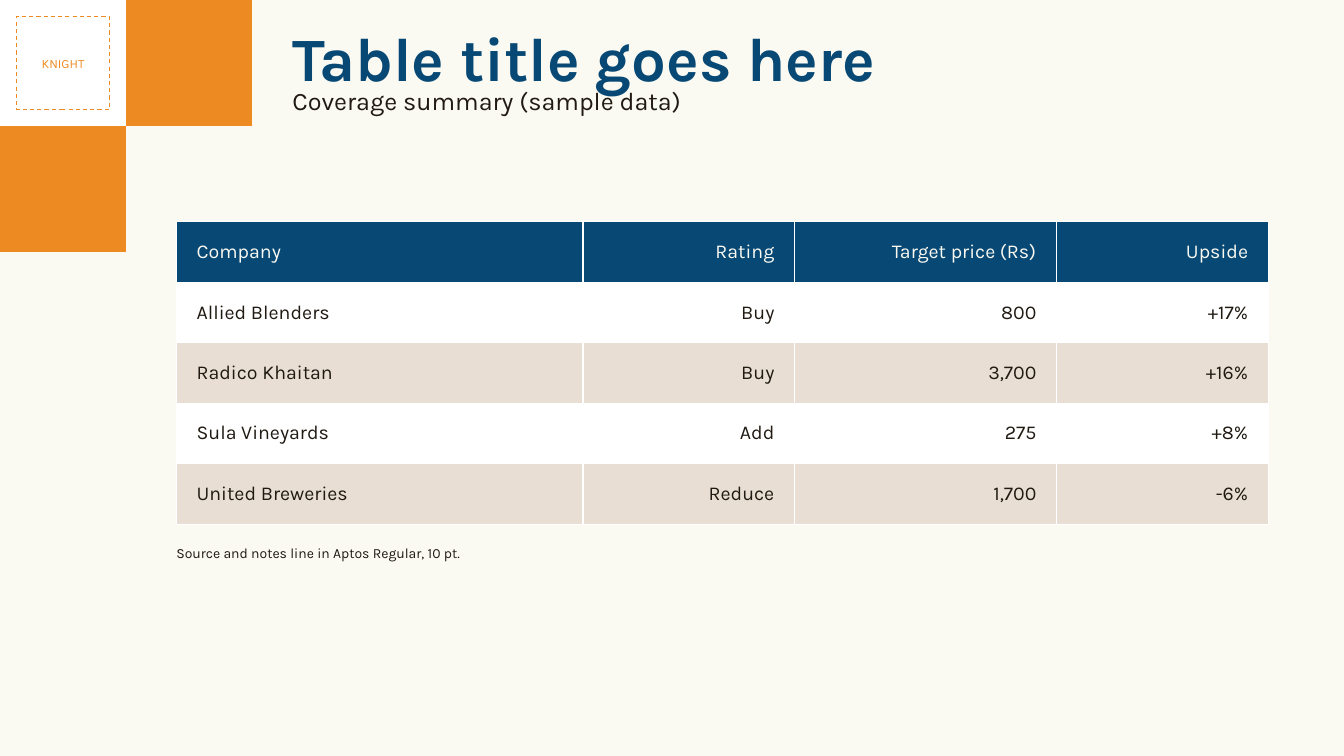
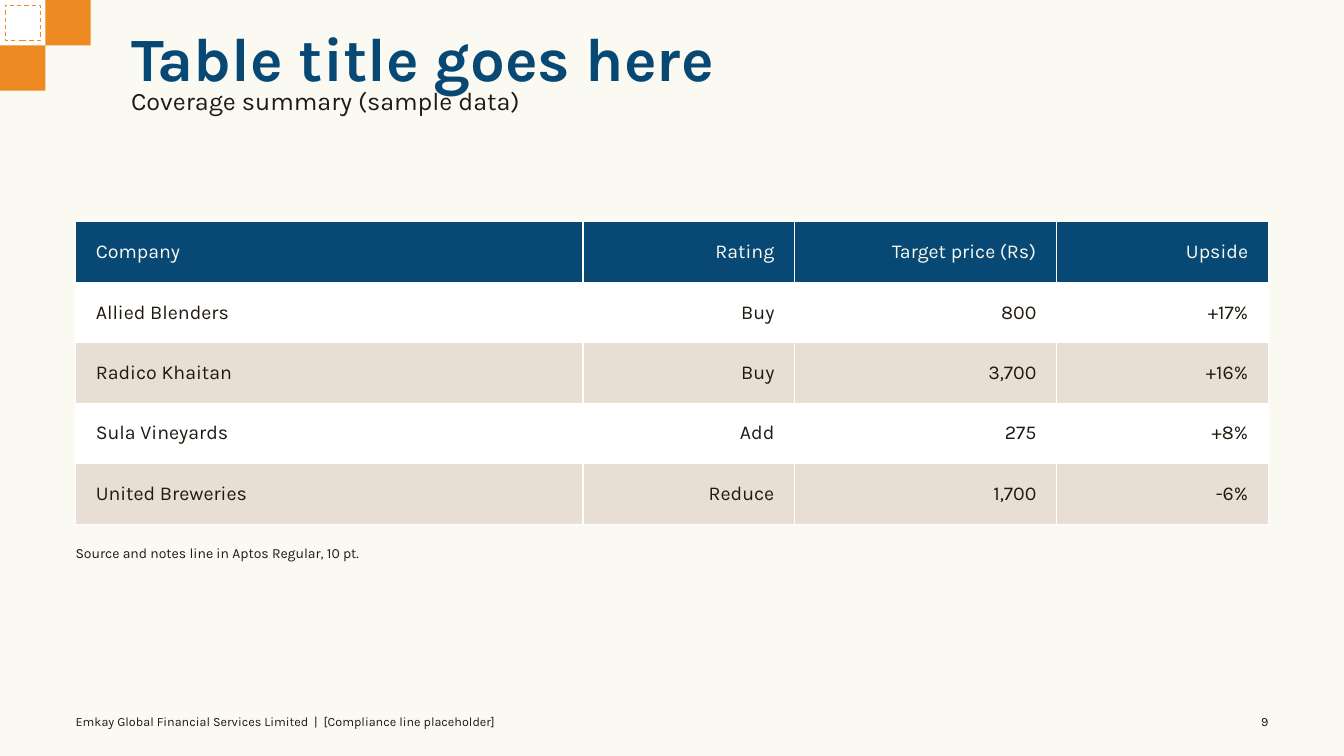
Before and after one commit to soumyakarwa/emkay-ppt-templates, a slide deck: slide 9 of Emkay_Master_Template.pptx. Drawn at 1344x756 pixels with LibreOffice and Linux fonts; fonts in the diff are those of the drawing. Boxes give left, top, right and bottom in pixels: in the first picture for what was removed or moved away, otherwise in the second. Text is boxed around its words. In the diff, an @@ line names an element or a change of style, - is before the commit and + after.

Commit message:
title is looking odd

```diff
--- a/Emkay_Master_Template.pptx
+++ b/Emkay_Master_Template.pptx
@@ rectangle: place and size @@
-rectangle at bbox=[0, 0, 126, 126]
+rectangle at bbox=[0, 0, 45, 45]
@@ rectangle: place and size @@
-rectangle at bbox=[16, 16, 109, 109]
+rectangle at bbox=[5, 5, 40, 40]
@@ rectangle: place and size @@
-rectangle at bbox=[126, 0, 252, 126]
+rectangle at bbox=[45, 0, 91, 45]
@@ text "Table title goes here": place and size @@
-text "Table title goes here" at bbox=[292, 37, 875, 96]
+text "Table title goes here" at bbox=[131, 37, 714, 96]
@@ rectangle: place and size @@
-rectangle at bbox=[0, 126, 126, 252]
+rectangle at bbox=[0, 45, 45, 91]
@@ text in rectangle at bbox=[42, 60, 85, 68]: text removed @@
-KNIGHT
@@ text "Coverage summary (sample data)": place and size @@
-text "Coverage summary (sample data)" at bbox=[292, 88, 681, 116]
+text "Coverage summary (sample data)" at bbox=[131, 88, 519, 116]
@@ table: place and size @@
-table at bbox=[176, 222, 1268, 524]
+table at bbox=[76, 222, 1268, 524]
@@ text "Source and notes line in ...": place and size @@
-text "Source and notes line in ..." at bbox=[176, 548, 460, 562]
+text "Source and notes line in ..." at bbox=[76, 548, 359, 562]
@@ text added at bbox=[76, 716, 495, 729], 9 pt, text #201A12 @@
+Emkay Global Financial Services Limited | [Compliance line placeholder]
@@ page number added at bbox=[1261, 718, 1268, 726], 9 pt, text #201A12 @@
+9
```
Also in this commit, not shown: 11 other slides changed, 3 other files.
